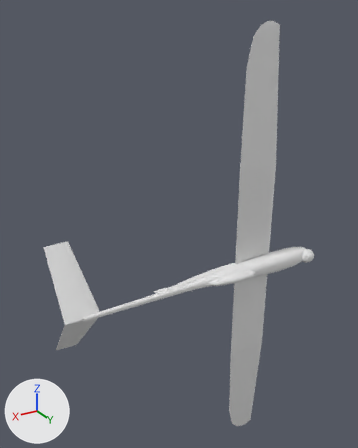
The OBJ model models/ff1_stowed.obj: old version first, new version second.
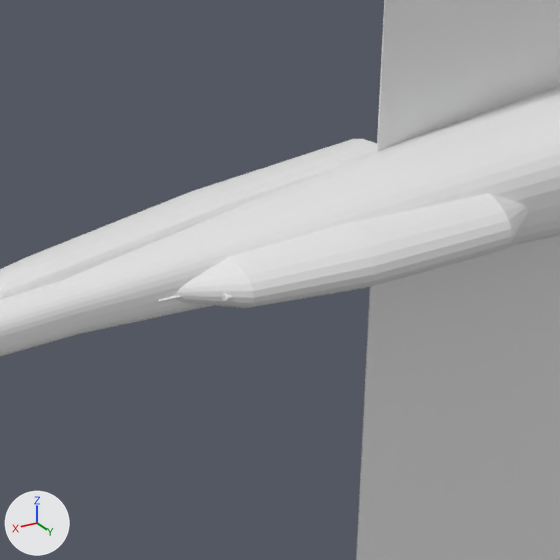
Each version is shown whole from a 50 mm camera at (1615.0, 1502.0, 1049.0) aimed at (607.0, -177.0, 209.0), then close up on the part from 51% to 73% of the width and 55% to 72% of the height. Lighting does not change. The marker at lower left points along +X, +Y and +Z. The last two pictures show the newer version. Where no turn or scale is listed for an object, it has been applied to the vertices. Vertices at exactly the same position are counted once.

Objects in the first close-up: 'ff1_stowed'.
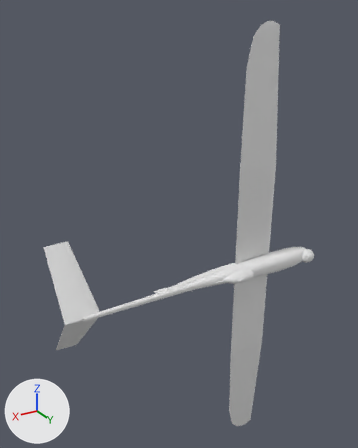
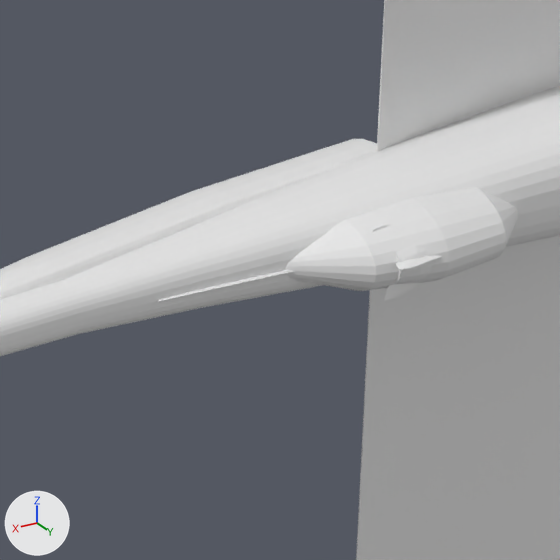
Location of each change, (x1, y1, x2, y2) in pixels of the close-ups (560 x 560 px; the box of a moved part takes in the faces that stretch with it):
```json
{"part": 1, "of": "me_ff1_stowed", "change": "moved or reshaped", "after": [394, 244, 432, 284], "on screen": "not visible before"}
{"part": 2, "of": "me_ff1_stowed", "change": "deleted", "before": [223, 293, 233, 301], "on screen": "mostly hidden"}
{"part": 3, "of": "me_ff1_stowed", "change": "moved or reshaped", "before": [177, 193, 527, 308], "after": [286, 187, 518, 301]}
```

The change, as JSON lines over the scene's bpy script:
```json
{"block": "me_ff1_stowed", "where": "# used by ob_ff1_stowed; location = (0.0, 0.0, 0.0)"}
{"op": "remove", "block": "me_ff1_stowed", "code": "me_ff1_stowed.from_pydata(...)  # 16312 vertices, 32259 faces; spans x 0.0..1190.0, y -198.0..65.0, z -1014.0..1014.0"}
{"op": "add", "block": "me_ff1_stowed", "code": "me_ff1_stowed.from_pydata(...)  # 16014 vertices, 31661 faces; spans x 0.0..1190.0, y -198.0..68.0, z -1014.0..1014.0"}
{"block": "me_ff1_stowed", "change": "me_ff1_stowed part 1: the loose piece of 282 vertices spanning x 379.0..461.0, y -4.0..26.0, z -15.0..15.0 is moved by (-5.0, 36.0, 0.0)"}
{"block": "me_ff1_stowed", "change": "me_ff1_stowed part 2: the loose piece of 429 vertices spanning x 430.0..562.0, y -15.0..34.0, z -3.0..3.0 is deleted"}
{"block": "me_ff1_stowed", "change": "me_ff1_stowed part 3: 1757 vertices moved from x 323.0..585.0, y -13.0..59.0, z -24.0..24.0 to x 352.0..515.0, y 17.0..68.0, z -25.0..25.0; 350 vertices removed from x 323.0..545.0, y -10.0..35.0, z -21.0..21.0; 350 vertices added at x 403.0..462.0, y 22.0..67.0, z -20.0..20.0"}
{"block": "me_ff1_stowed", "change": "other edits to the shape of me_ff1_stowed do not show in these pictures"}
```
